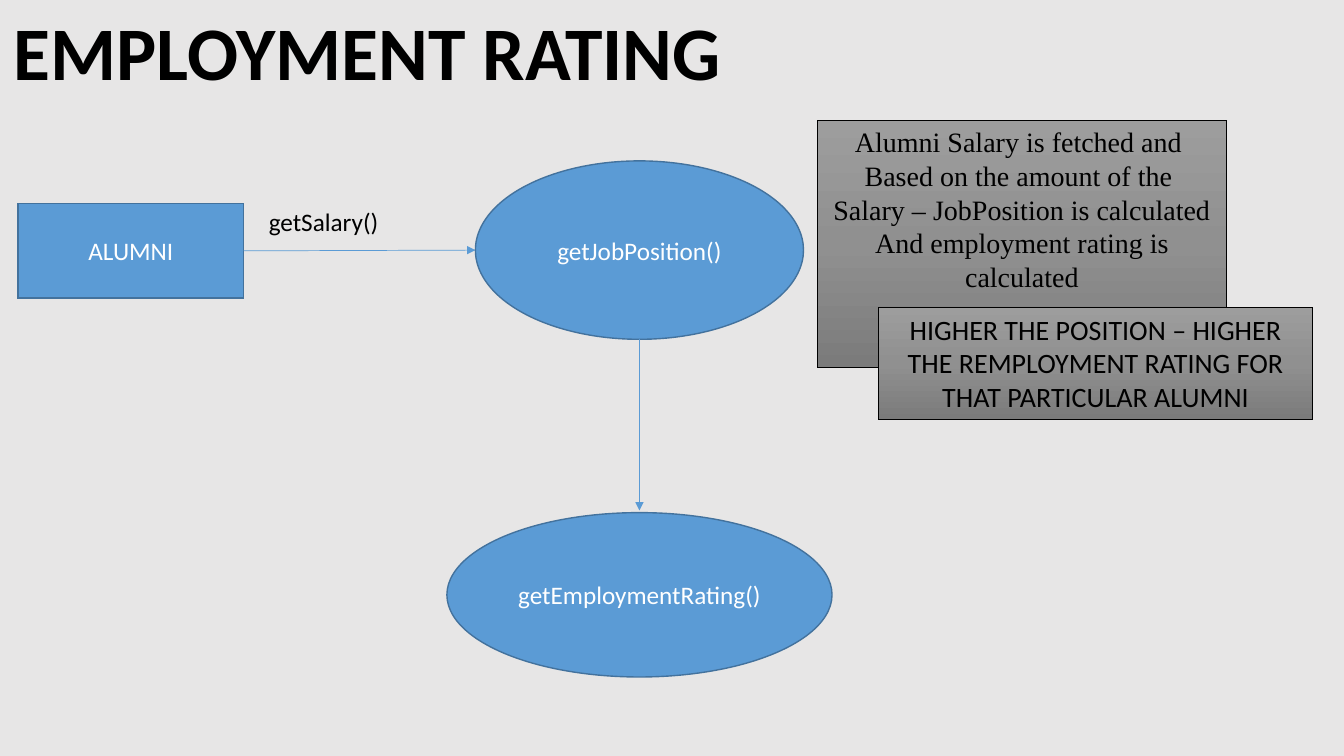
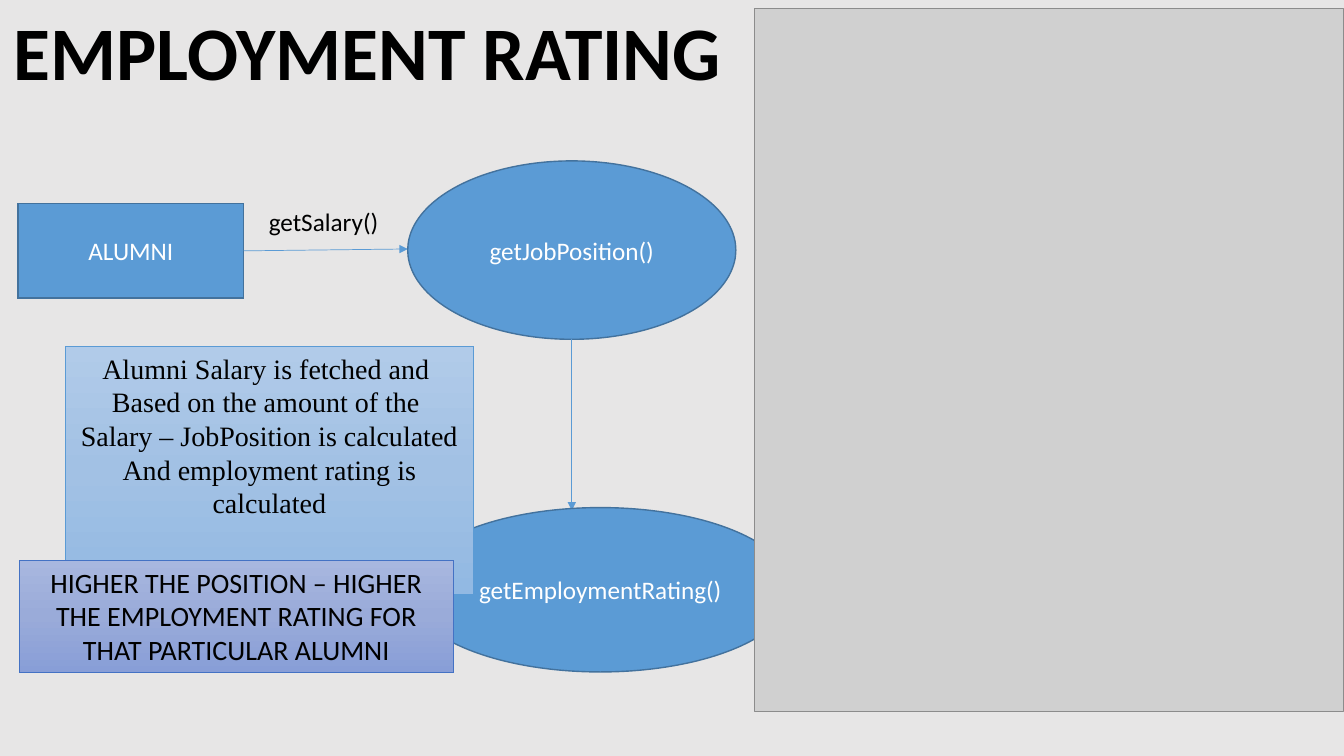
Before and after one commit to survea/INFO5100-GroupWork, a slide deck: slide 21 of GroupPPt_UM.pptx (slide 17 before the commit). Drawn at 1344x756 pixels with LibreOffice and Linux fonts; fonts in the diff are those of the drawing; grey boxes stand for pictures. Boxes give left, top, right and bottom in pixels: in the first picture for what was removed or moved away, otherwise in the second. Text is boxed around its words. In the diff, an @@ line names an element or a change of style, - is before the commit and + after.

```diff
--- a/GroupPPt_UM.pptx
+++ b/GroupPPt_UM.pptx
@@ picture added at box(755, 9, 1344, 712) @@
@@ ellipse "getJobPosition()": place and size @@
-ellipse "getJobPosition()" at box(476, 161, 804, 340)
+ellipse "getJobPosition()" at box(408, 161, 736, 340)
@@ arrow moved from (244, 251) - (476, 250) to (244, 251) - (408, 249) @@
@@ rectangle "Alumni Salary is fetched and": place and size @@
-rectangle "Alumni Salary is fetched and" at box(818, 120, 1226, 368)
+rectangle "Alumni Salary is fetched and" at box(66, 347, 474, 595)
@@ rectangle "Alumni Salary is fetched and" at box(66, 347, 474, 595): fill gradient #9D9D9D to #909090 to #7C7C7C to gradient #B1CBE9 to #A3C1E5 to #93B9E4; outline #000000 0.5 pt to #5B9BD5 0.5 pt @@
@@ arrow moved from (639, 340) - (639, 510) to (572, 340) - (572, 510) @@
@@ ellipse "getEmploymentRating()": place and size @@
-ellipse "getEmploymentRating()" at box(447, 513, 832, 678)
+ellipse "getEmploymentRating()" at box(408, 508, 793, 673)
@@ rectangle "HIGHER THE POSITION – HIGHER ...": place and size @@
-rectangle "HIGHER THE POSITION – HIGHER ..." at box(879, 308, 1314, 419)
+rectangle "HIGHER THE POSITION – HIGHER ..." at box(19, 561, 454, 673)
@@ rectangle "HIGHER THE POSITION – HIGHER ..." at box(19, 561, 454, 673): fill gradient #9D9D9D to #909090 to #7C7C7C to gradient #A8B7DF to #9AABD9 to #889ED7; outline #000000 0.5 pt to #4472C4 0.5 pt @@
@@ text in rectangle at box(50, 575, 422, 660): text changed @@
-HIGHER THE POSITION – HIGHER THE REMPLOYMENT RATING FOR THAT PARTICULAR ALUMNI
+HIGHER THE POSITION – HIGHER THE EMPLOYMENT RATING FOR THAT PARTICULAR ALUMNI
```
Also in this commit, not shown: 5 other slides changed, 4 slides added, 1 other file.
